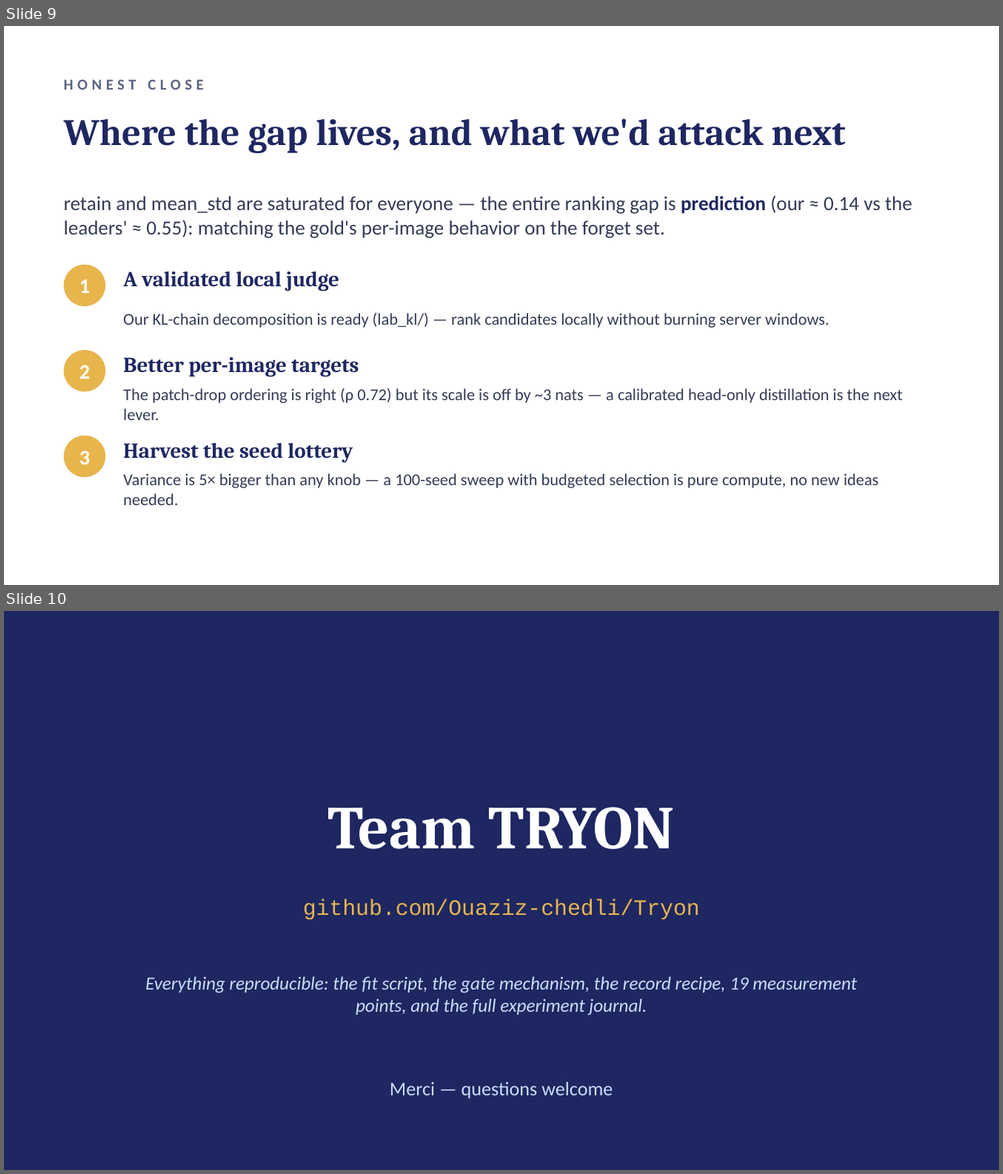
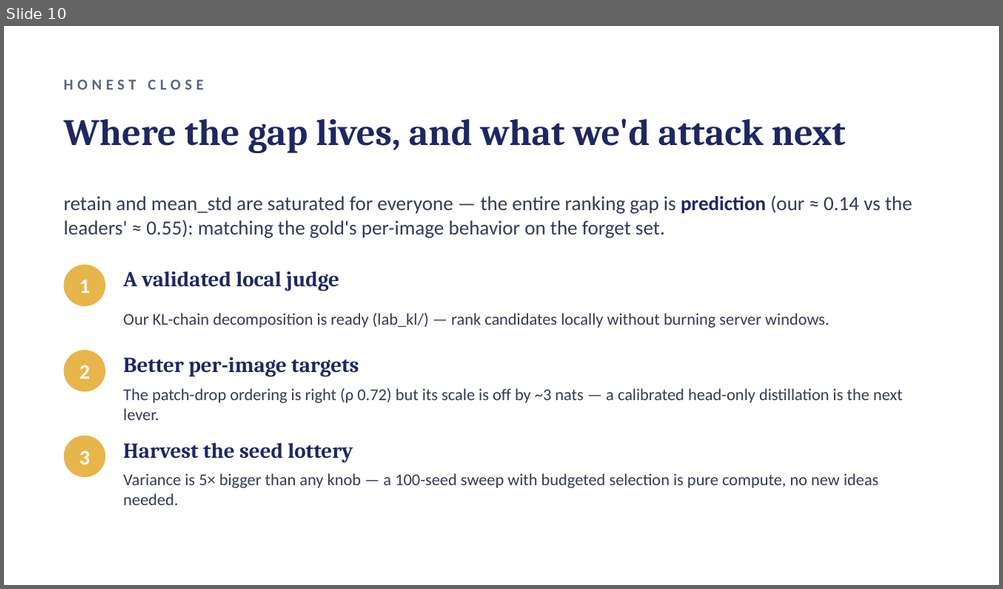
Before and after one commit to Ouaziz-chedli/Tryon, a slide deck: slides/TRYON-presentation.pptx. Shown one above the other, each under a label of ours: slides 9 and 10 before the commit, slide 10 after it. The pictures are 1003x1174 and 1003x589 pixels, drawn with LibreOffice and Linux fonts; fonts in the diff are those of the drawing. Boxes give left, top, right and bottom in pixels: in the first picture for what was removed or moved away, otherwise in the second. Text is boxed around its words. In the diff, an @@ line names an element or a change of style, - is before the commit and + after.

Commit message:
slides: v3 — dedicated experiment-journal slide (108 entries, 30 submissions, 6 falsifications, 12+ infra lessons) + journal link in closing

```diff
--- a/slides/TRYON-presentation.pptx
+++ b/slides/TRYON-presentation.pptx
@@ slide 10 removed at bbox=[4, 611, 999, 1170], background #1E2761 @@
@@ text removed at bbox=[327, 807, 674, 849] @@
-Team TRYON
@@ text removed at bbox=[303, 900, 700, 920] @@
-github.com/Ouaziz-chedli/Tryon
@@ text removed at bbox=[145, 977, 856, 1015] @@
-Everything reproducible: the fit script, the gate mechanism, the record recipe, 19 measurement points, and the full experiment journal.
@@ text removed at bbox=[390, 1082, 612, 1099] @@
-Merci — questions welcome
@@ what was slide 9 is now slide 10 @@
```
Also in this commit, not shown: 1 slide changed, 2 slides added.
